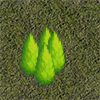
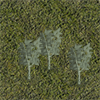
Before/after of a 100 x 100 layered artwork. What changed in the layer stack:
renamed "Ebene 2 Kopie 3" to "Ebene 4", moved it above "Ebene 3", painted on it over box(32, 26, 94, 89)
renamed "Ebene 2 Kopie 2" to "Ebene 3", moved it above "Ebene 2", painted on it over box(17, 30, 67, 84)
renamed "Ebene 2 Kopie" to "Ebene 2", painted on it over box(30, 27, 64, 89)
removed layer "Ebene 2" over box(17, 32, 43, 79)
hid "Hintergrund" over box(17, 26, 94, 89)
